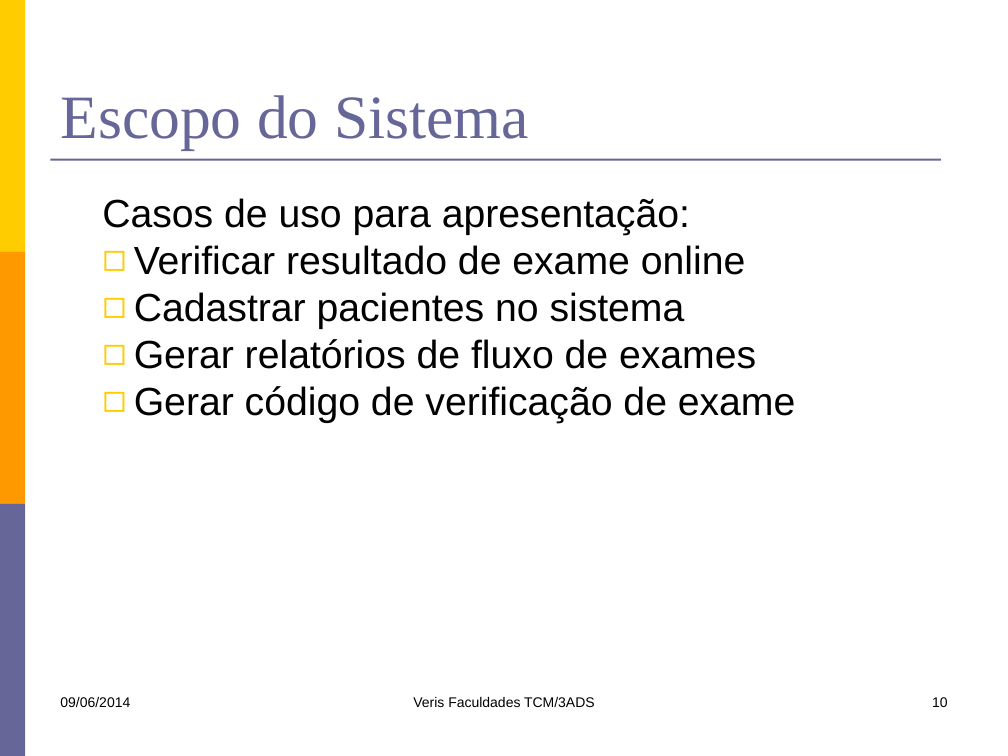
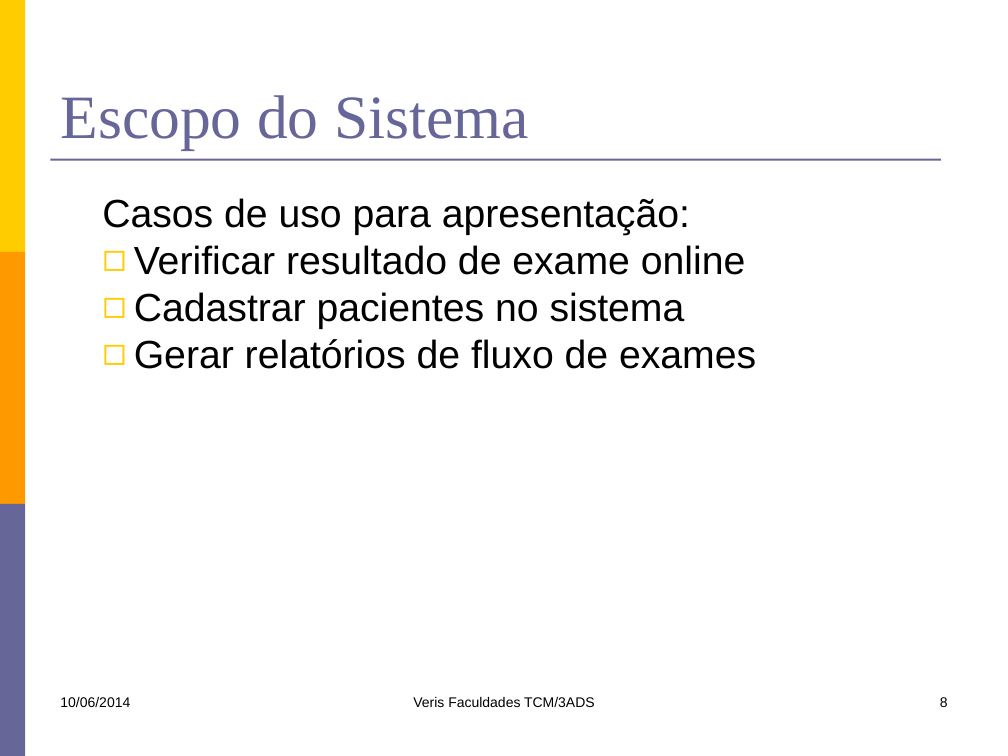
Before and after one commit to kokmz/TCCHUE, a slide deck: slide 8 of documentacao/G4_Apresentacao1sem2014.pptx (slide 10 before the commit). Drawn at 1008x756 pixels with LibreOffice and Linux fonts; fonts in the diff are those of the drawing. Boxes give left, top, right and bottom in pixels: in the first picture for what was removed or moved away, otherwise in the second. Text is boxed around its words. In the diff, an @@ line names an element or a change of style, - is before the commit and + after.

```diff
--- a/documentacao/G4_Apresentacao1sem2014.pptx
+++ b/documentacao/G4_Apresentacao1sem2014.pptx
@@ text at (134, 386, 796, 423): paragraph removed @@
-◻ Gerar código de verificação de exame
@@ text at (60, 697, 130, 707): text changed @@
-09/06/2014
+10/06/2014
@@ page number at (940, 697, 948, 707): text changed @@
-10
+8
```
Also in this commit, not shown: 16 other slides changed, 16 slides removed.
